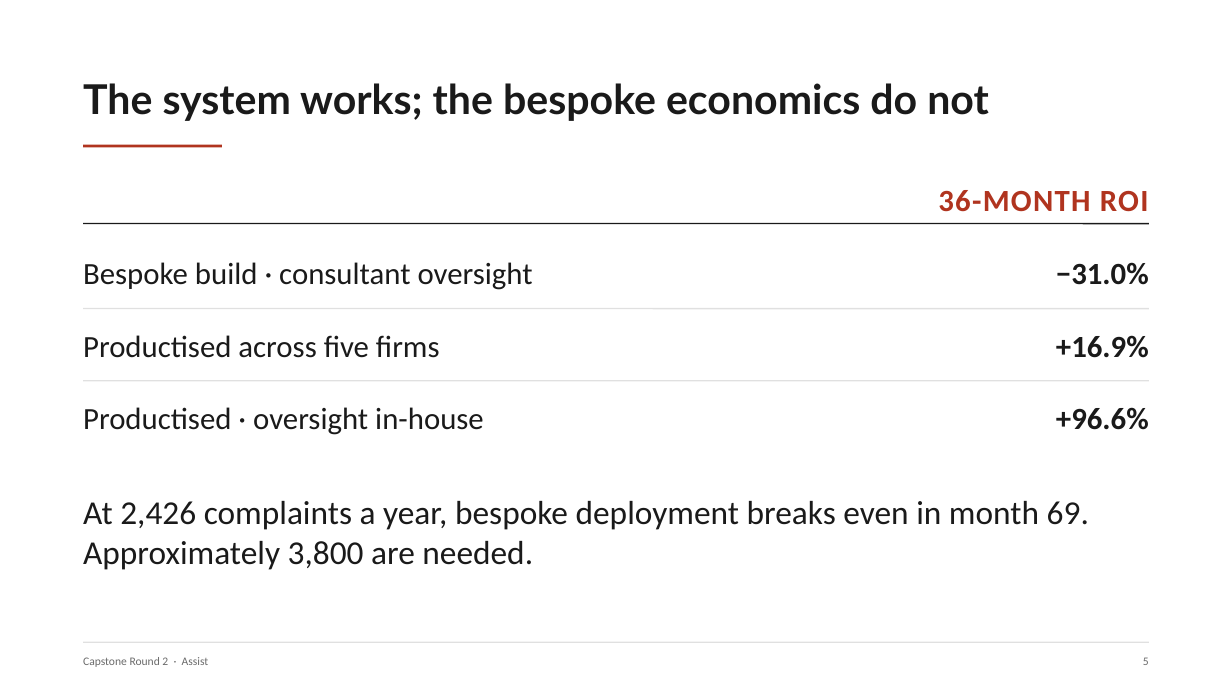
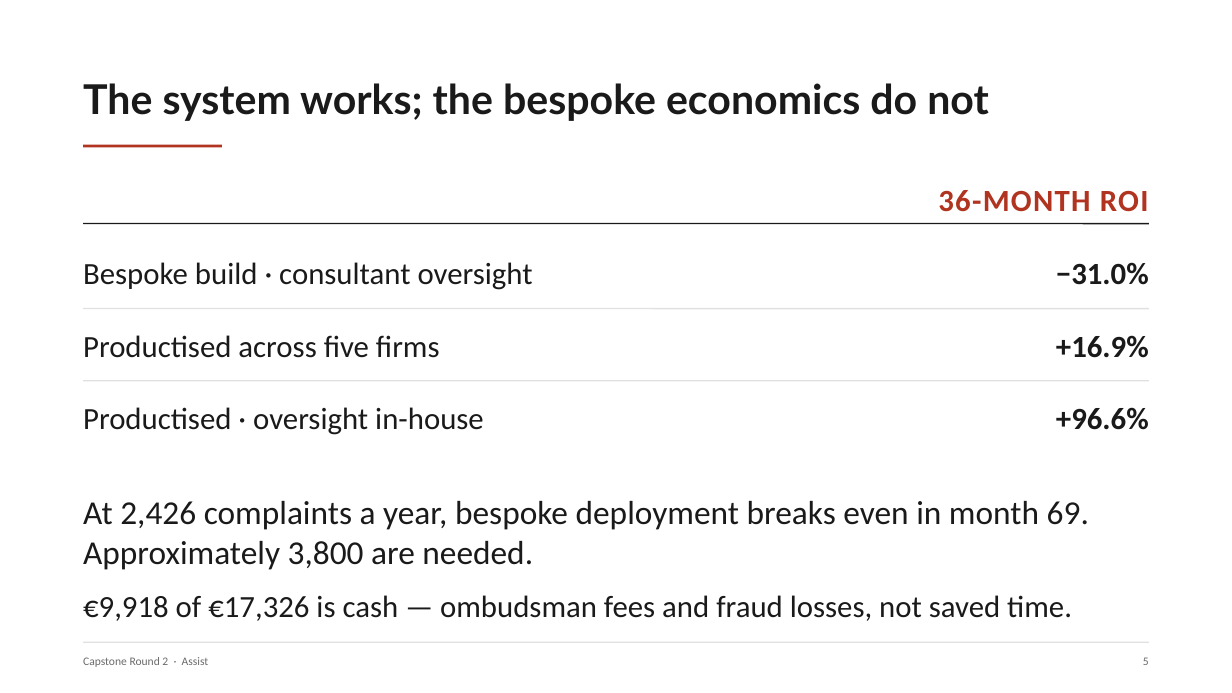
Before and after one commit to nyelugo/PROJECT-Capstone-AI-Consulting, a slide deck: slide 6 of presentation.pptx. Drawn at 1232x693 pixels with LibreOffice and Linux fonts; fonts in the diff are those of the drawing. Boxes give left, top, right and bottom in pixels: in the first picture for what was removed or moved away, otherwise in the second. Text is boxed around its words. In the diff, an @@ line names an element or a change of style, - is before the commit and + after.

```diff
--- a/presentation.pptx
+++ b/presentation.pptx
@@ text added at [83, 595, 1072, 621], 24 pt, text #1A1A1A @@
+€9,918 of €17,326 is cash — ombudsman fees and fraud losses, not saved time.
```
Also in this commit, not shown: 2 other files.
